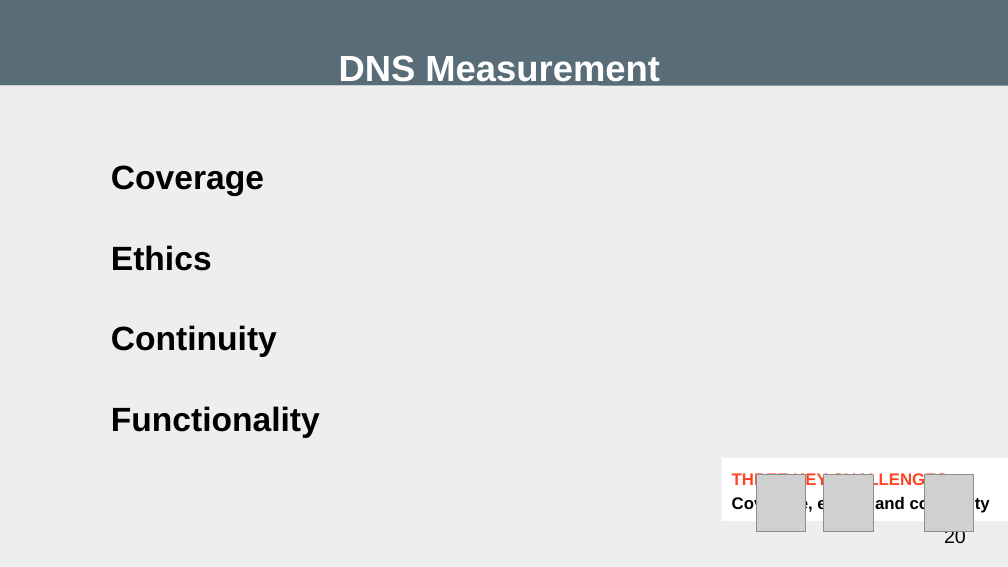
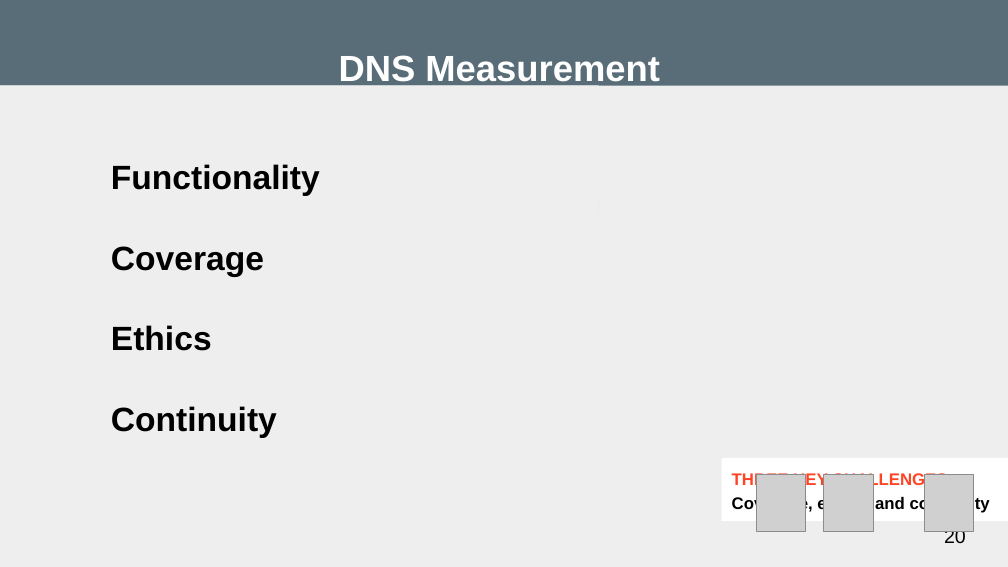
Before and after one commit to umbernhard/mbernhard.com, a slide deck: slide 20 of papers/CensoredPlanet-Summit.pptx. Drawn at 1008x567 pixels with LibreOffice and Linux fonts; fonts in the diff are those of the drawing; grey boxes stand for pictures. Boxes give left, top, right and bottom in pixels: in the first picture for what was removed or moved away, otherwise in the second. Text is boxed around its words. In the diff, an @@ line names an element or a change of style, - is before the commit and + after.

```diff
--- a/papers/CensoredPlanet-Summit.pptx
+++ b/papers/CensoredPlanet-Summit.pptx
@@ text in rectangle at [111, 164, 320, 196]: paragraph added @@
+      Functionality
@@ text in rectangle at [111, 406, 320, 438]: paragraph removed @@
-      Functionality
```
Also in this commit, not shown: 2 other slides changed.
